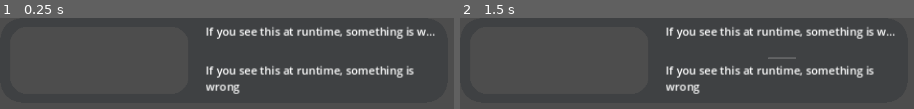
Above: before the commit, frames 1-2 (left to right).
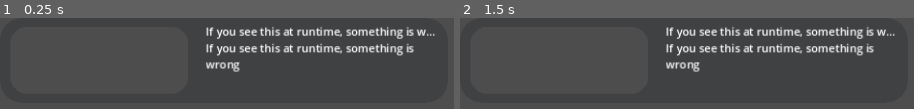
Above: after the commit, the same moments.

Repository: c08oprkiua/eBrew-Godot
Game: Godot game, scene res://Scenes/generic_item.tscn
The game is run twice, just before and just after one commit, with the same random seed, the same clock (stepped at 60 frames per second) and the same inputs. This scene is started directly instead of the project's main scene.
Inputs (mouse positions are in pixels of both pictures, inside the frame that each line leads up to):
- Up to frame 1 (0.25 s): no input
- Up to frame 2 (1.5 s): click (682, 60) at 0.5 s; click (682, 60) at 1.25 s

The runs differ from the first frame. In frame 1, 6.1% of the frame differs, in the area x 45-92%, y 27-84%; in frame 2, 6.2%.

Commit message:
Add files via upload

Diff:
--- a/Scenes/generic_item.tscn
+++ b/Scenes/generic_item.tscn
@@ -1,6 +1,6 @@
 [gd_scene load_steps=16 format=3 uid="uid://dhtdfrq8tvh7e"]
 
-[ext_resource type="ButtonGroup" uid="uid://bogh5ks6jbxtr" path="res://Scripts/MenuItems.tres" id="1_ac1hd"]
+[ext_resource type="ButtonGroup" uid="uid://bogh5ks6jbxtr" path="res://TRESfiles/MenuItems.tres" id="1_f31cj"]
 [ext_resource type="Texture2D" uid="uid://b0dtvemyftf4q" path="res://Assets/selectedpreview.png" id="2_ac6vk"]
 [ext_resource type="Texture2D" uid="uid://b74mljkkvsr43" path="res://Assets/selectedmenu.png" id="3_tcd7q"]
 [ext_resource type="Texture2D" uid="uid://cs42pg8rjgcy2" path="res://OldAssets/Focusedmenu.png" id="4_6cycl"]
@@ -18,12 +18,11 @@
 [sub_resource type="LabelSettings" id="LabelSettings_80tpv"]
 
 [node name="GenericItem" type="TextureButton"]
-clip_children = 2
 layout_direction = 1
 size_flags_horizontal = 10
 size_flags_vertical = 2
 toggle_mode = true
-button_group = ExtResource("1_ac1hd")
+button_group = ExtResource("1_f31cj")
 shortcut_feedback = false
 shortcut_in_tooltip = false
 texture_normal = ExtResource("2_ac6vk")
@@ -34,25 +33,20 @@
 script = ExtResource("5_idhyh")
 data = ExtResource("6_jcf00")
 
-[node name="TextureRect" type="TextureRect" parent="."]
-layout_mode = 0
-offset_left = 16.0
-offset_top = 8.0
-offset_right = 272.0
-offset_bottom = 112.0
-
 [node name="InfoContainer" type="VSplitContainer" parent="."]
 layout_mode = 1
 offset_left = 296.0
 offset_top = 8.0
 offset_right = 632.0
 offset_bottom = 112.0
+dragger_visibility = 2
 
 [node name="Title" type="Label" parent="InfoContainer"]
 layout_mode = 2
-size_flags_vertical = 2
+size_flags_vertical = 0
 text = "If you see this at runtime, something is wrong"
 label_settings = SubResource("LabelSettings_80tpv")
+justification_flags = 162
 text_overrun_behavior = 3
 
 [node name="Description" type="RichTextLabel" parent="InfoContainer"]
@@ -116,8 +110,22 @@
 texture_pressed = ExtResource("13_52uts")
 texture_focused = ExtResource("8_gbx3r")
 
-[connection signal="focus_exited" from="." to="." method="_on_focus_exited"]
+[node name="ItemIcon" type="TextureRect" parent="."]
+show_behind_parent = true
+clip_contents = true
+layout_mode = 1
+offset_left = 8.0
+offset_top = 8.0
+offset_right = 280.0
+offset_bottom = 112.0
+expand_mode = 2
+stretch_mode = 6
+
+[connection signal="focus_entered" from="." to="." method="_on_focus_entered"]
 [connection signal="toggled" from="." to="." method="_on_toggled"]
+[connection signal="focus_entered" from="OptionContainer/Download" to="." method="_on_download_focus_entered"]
 [connection signal="focus_exited" from="OptionContainer/Download" to="." method="_on_download_focus_exited"]
+[connection signal="focus_entered" from="OptionContainer/Settings" to="." method="_on_settings_focus_entered"]
 [connection signal="focus_exited" from="OptionContainer/Settings" to="." method="_on_settings_focus_exited"]
+[connection signal="focus_entered" from="OptionContainer/Delete" to="." method="_on_delete_focus_entered"]
 [connection signal="focus_exited" from="OptionContainer/Delete" to="." method="_on_delete_focus_exited"]
